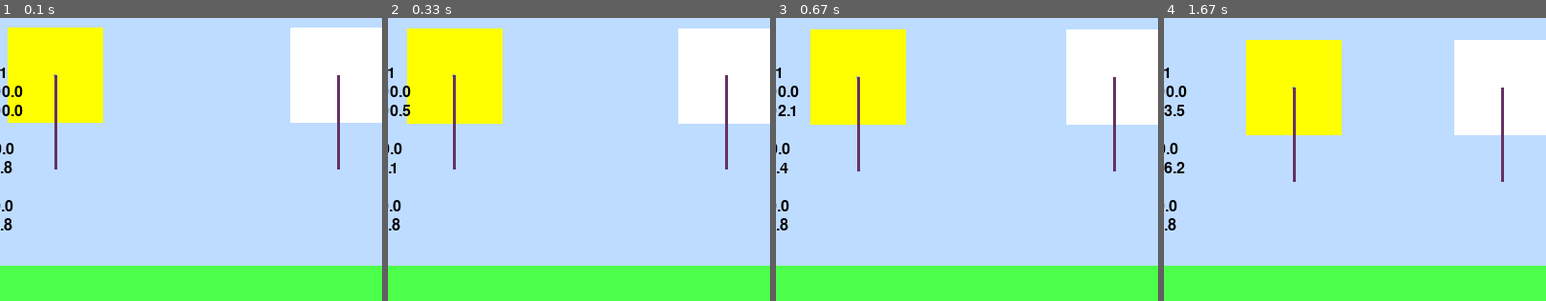
Above: before the commit, frames 1-4 (left to right).
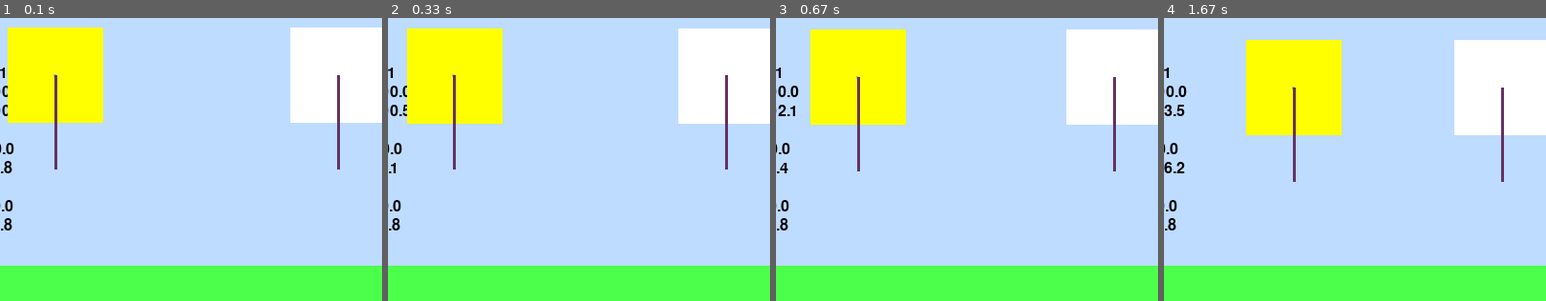
Above: after the commit, the same moments.

Repository: nrasya/pygame-force-test
Game: pygame game, started from force_test.py
The game is run twice, just before and just after one commit, with the same random seed, the same clock (stepped at 60 frames per second) and the same inputs.
Inputs:
- Up to frame 1 (0.1 s): no input
- Up to frame 2 (0.33 s): no input
- Up to frame 3 (0.67 s): no input
- Up to frame 4 (1.67 s): no input
The pictures show only the part of the screen within x 6-56%, y 39-89%; the shares and areas given below are measured in that part.

The runs differ from the first frame. In frame 1, 0.2% of the frame differs, in the area x 2-6%, y 23-35%; in frame 2, less than 0.1%; in frame 3, nothing differs; in frame 4, nothing differs.

Commit message:
fixing color

Diff:
--- a/force_test.py
+++ b/force_test.py
@@ -25,6 +25,7 @@
         self.vx = vx
         self.vy = vy
         self.color = color
+        self.default_color = color
         self.Fx_total = 0
         self.Fy_total = 0
         self.on_ground = False
@@ -142,11 +143,13 @@
 running = True
 
 boxes = []
+
 box1 = box(10,100,300,100,50,0,(255,255,0))
 box2 = box(10,400,300,100,0,0,(255,255,255))
 boxes.append(box1)
 boxes.append(box2)
 
+
 while running:
     for event in pygame.event.get():
         if event.type == pygame.QUIT:
@@ -158,7 +161,8 @@
     for box in boxes:       #run box
         box.physic()
         pygame.draw.rect(screen, (75,255,75), (0,ground,800,600 - ground))
-        box.draw()
+
+
 
     for i in range(len(boxes)):
         for j in range(i + 1, len(boxes)):
@@ -217,10 +221,10 @@
 
         y_offset += 100 #gap
 
-    print(
-    box_1.x_collision(box_2),
-    box_1.y_collision(box_2)
-    )
+
+    for box in boxes:
+        box.draw()
+        box.color = box.default_color
 
 
     pygame.display.flip()
